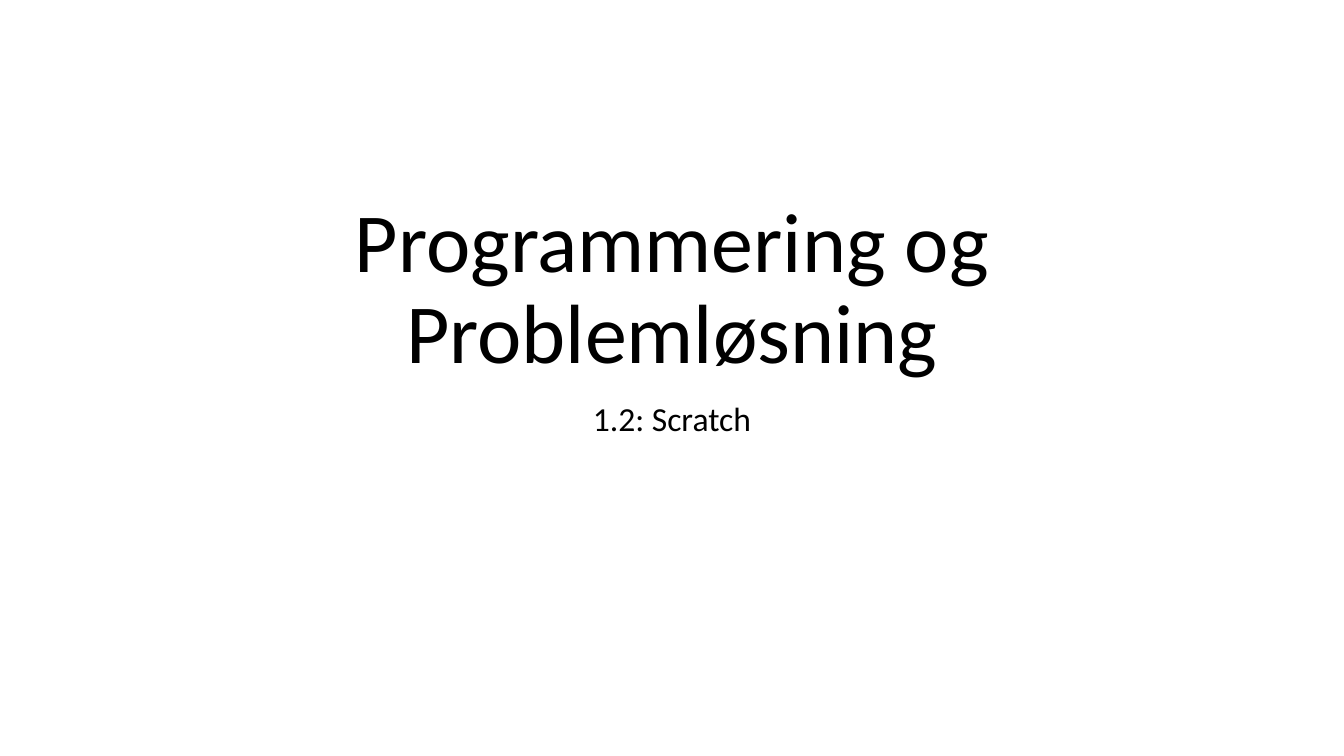
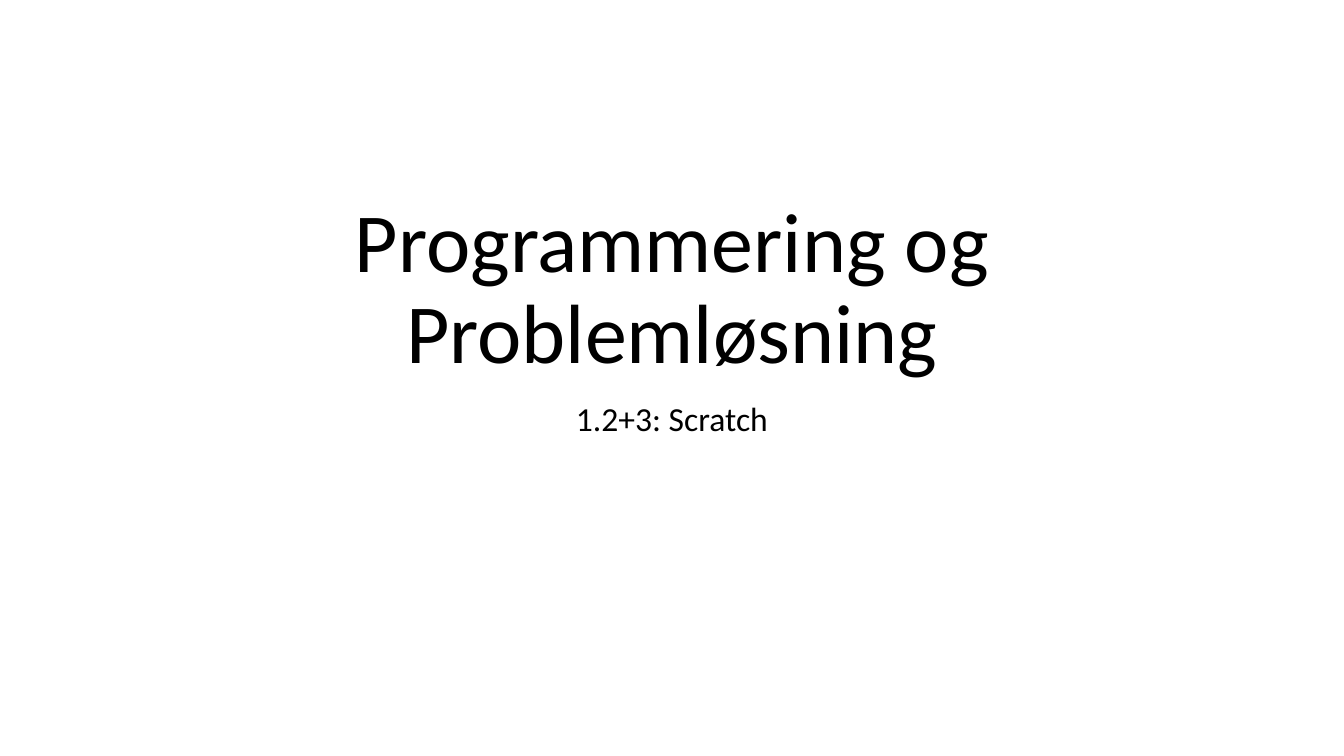
Before and after one commit to fisterloegsovs/pop22, a slide deck: slide 1 of lectures/1.2Scratch/lecture.pptx. Drawn at 1344x756 pixels with LibreOffice and Linux fonts; fonts in the diff are those of the drawing. Boxes give left, top, right and bottom in pixels: in the first picture for what was removed or moved away, otherwise in the second. Text is boxed around its words. In the diff, an @@ line names an element or a change of style, - is before the commit and + after.

```diff
--- a/lectures/1.2Scratch/lecture.pptx
+++ b/lectures/1.2Scratch/lecture.pptx
@@ subtitle at [576, 407, 768, 432]: text changed @@
-1.2: Scratch
+1.2+3: Scratch
```
Also in this commit, not shown: 2 other slides changed, 11 slides added, 5 slides removed, 27 other files.
